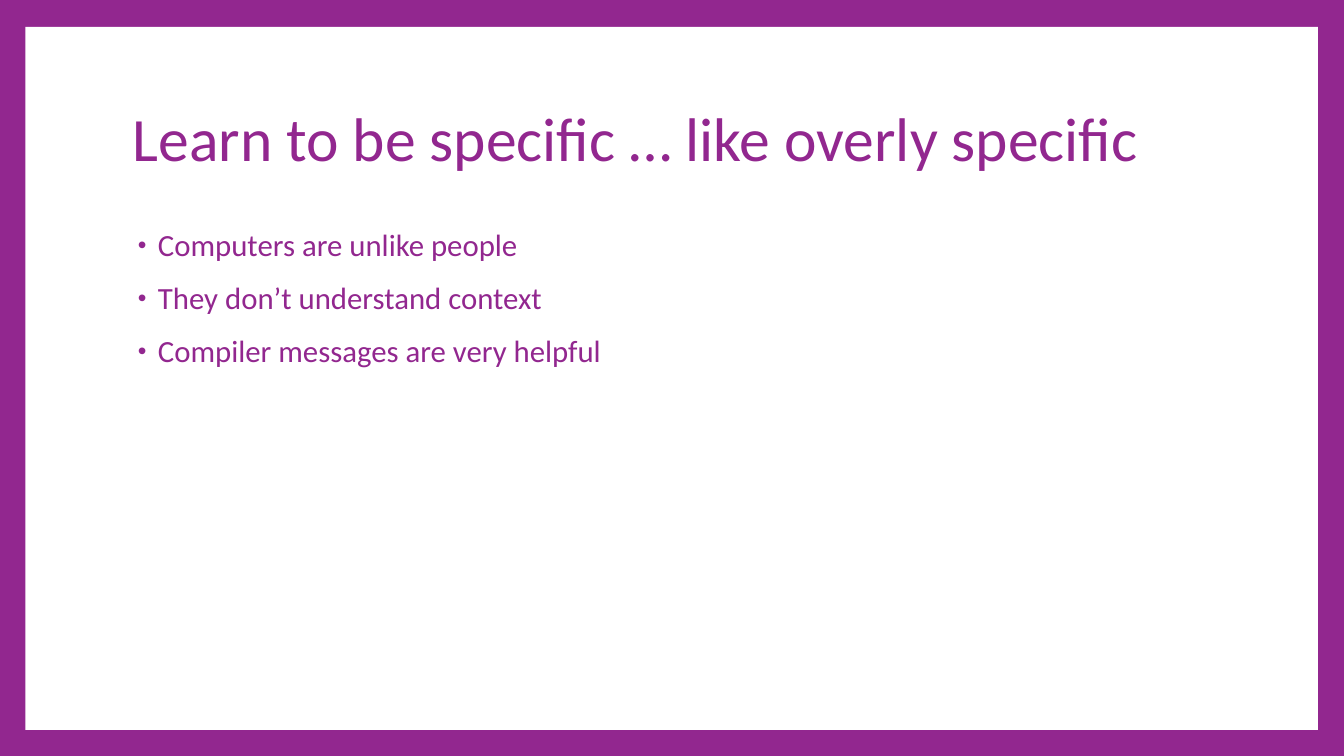
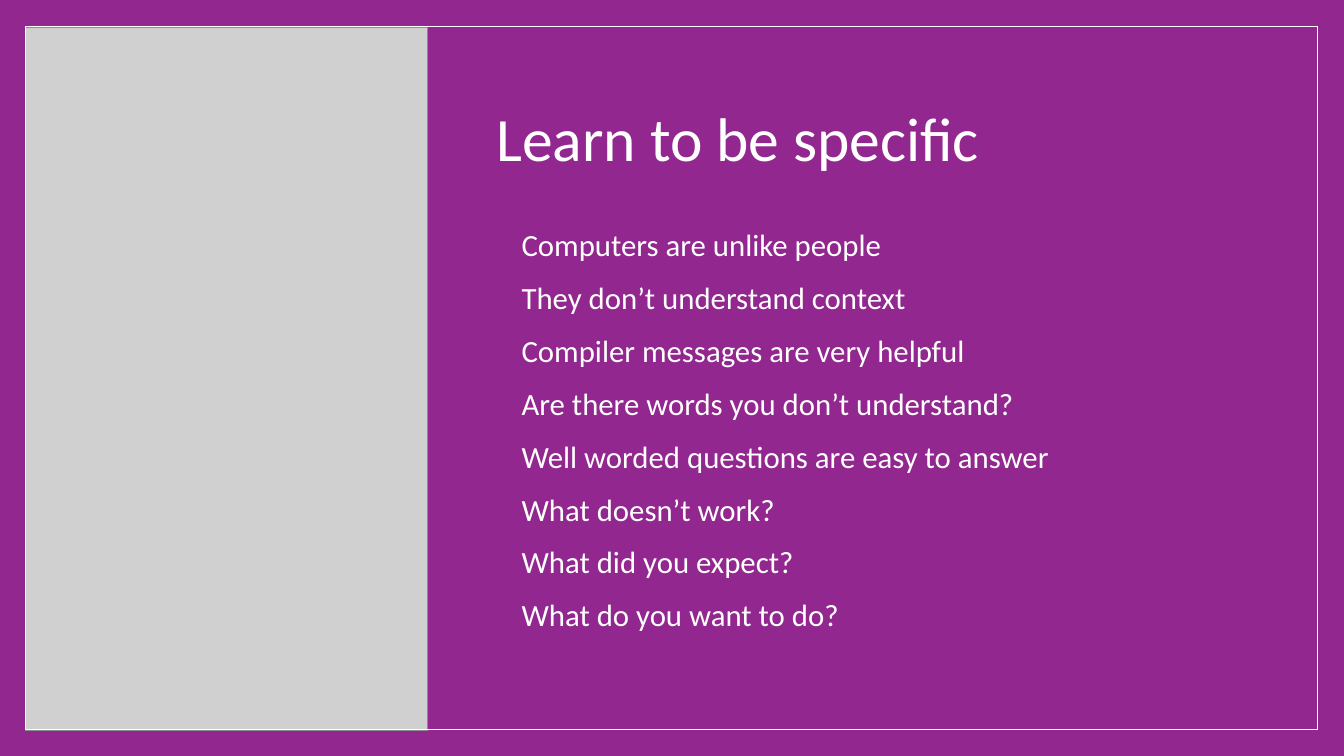
Before and after one commit to cdiggins/cs321, a slide deck: slide 10 of class-notes/cs321-winter-2023-lecture-7.pptx (slide 12 before the commit). Drawn at 1344x756 pixels with LibreOffice and Linux fonts; fonts in the diff are those of the drawing; grey boxes stand for pictures. Boxes give left, top, right and bottom in pixels: in the first picture for what was removed or moved away, otherwise in the second. Text is boxed around its words. In the diff, an @@ line names an element or a change of style, - is before the commit and + after.

```diff
--- a/class-notes/cs321-winter-2023-lecture-7.pptx
+++ b/class-notes/cs321-winter-2023-lecture-7.pptx
@@ rectangle removed at [26, 27, 1318, 730] @@
@@ rectangle added at [26, 27, 1318, 730], fill #92278F, outline #FFFFFF 1 pt @@
@@ picture added at [26, 27, 427, 730] @@
@@ rectangle added at [26, 27, 1318, 730], outline #FFFFFF 1 pt @@
@@ title at [496, 118, 979, 171]: text changed; text colour #92278F to #FFFFFF @@
-Learn to be specific … like overly specific
+Learn to be specific
@@ text "Computers are unlike people": place and size @@
-text "Computers are unlike people" at [158, 234, 601, 368]
+text "Computers are unlike people" at [522, 234, 1049, 631]
@@ text at [522, 234, 964, 368]: text colour #92278F to #FFFFFF in "Computers are unlike people", "They don’t understand context", "Compiler messages are very helpful" @@
@@ text at [522, 393, 1049, 631]: paragraphs added @@
+• Are there words you don’t understand?
+• Well worded questions are easy to answer
+• What doesn’t work?
+• What did you expect?
+• What do you want to do?
```
Also in this commit, not shown: 20 other slides changed, 3 slides added, 6 slides removed, 1 other file.
